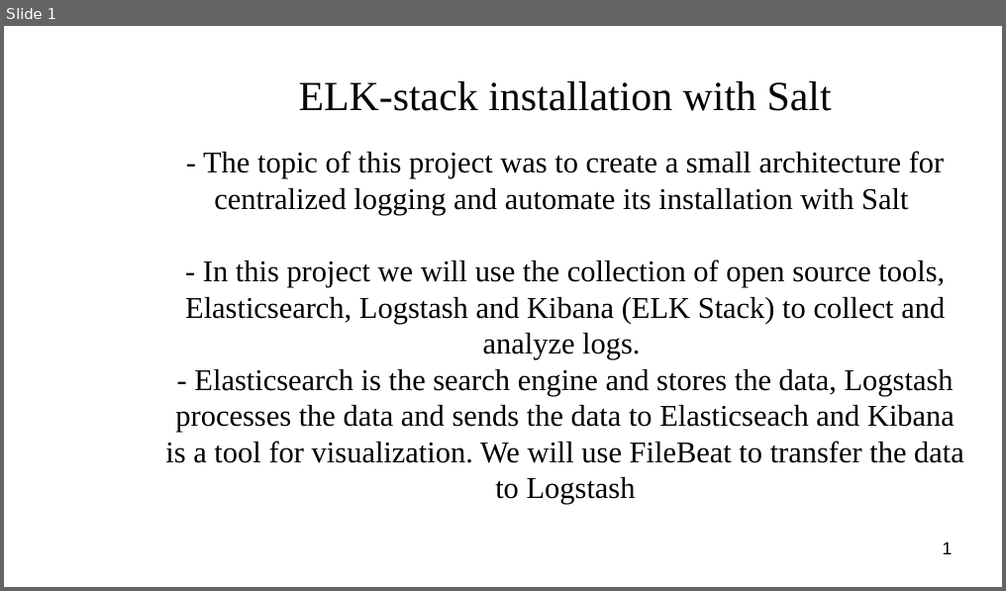
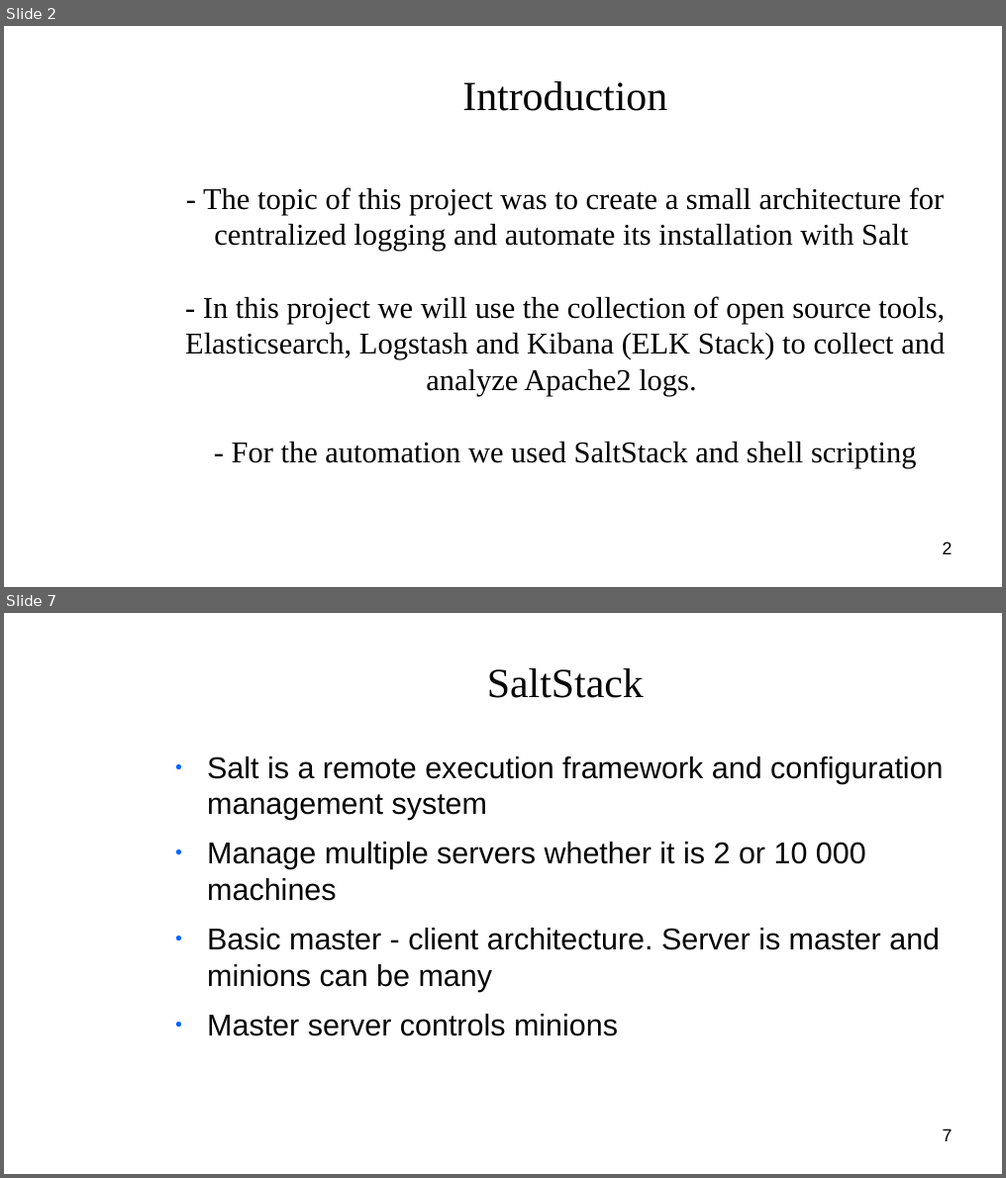
Before and after one commit to niinavi/Jarjestelmaprojekti, a slide deck: project_management/Presentation.odp. Shown one above the other, each under a label of ours: slide 1 before the commit, slides 2 and 7 after it; the slides between them are not shown. The pictures are 1006x591 and 1006x1178 pixels, drawn with LibreOffice and Linux fonts; fonts in the diff are those of the drawing; background and template pictures are left out. Boxes give left, top, right and bottom in pixels: in the first picture for what was removed or moved away, otherwise in the second. Text is boxed around its words. In the diff, an @@ line names an element or a change of style, - is before the commit and + after.

```diff
--- a/project_management/Presentation.odp
+++ b/project_management/Presentation.odp
@@ slide 7 added at [4,613,1002,1174], background picture (left out) @@
@@ title added at [487,668,644,698], 33 pt, text #050505 @@
+SaltStack
@@ text added at [207,757,943,1037], 24 pt, text #050505 @@
+● Salt is a remote execution framework and configuration management system
+● Manage multiple servers whether it is 2 or 10 000 machines
+● Basic master - client architecture. Server is master and minions can be many
+● Master server controls minions
@@ page number added at [943,1129,952,1142], 14 pt, text #000000 @@
+7
@@ what was slide 1 is now slide 2 @@
@@ slide 2 changed as well @@
@@ title at [462,81,667,111]: text changed @@
-ELK-stack installation with Salt
+Introduction
@@ subtitle at [185,296,944,469]: text changed @@
-- In this project we will use the collection of open source tools, Elasticsearch, Logstash and Kibana (ELK Stack) to collect and analyze logs.
-- Elasticsearch is the search engine and stores the data, Logstash processes the data and sends the data to Elasticseach and Kibana is a tool for visualization. We will use FileBeat to transfer the data to Logstash
+- In this project we will use the collection of open source tools, Elasticsearch, Logstash and Kibana (ELK Stack) to collect and analyze Apache2 logs.
+- For the automation we used SaltStack and shell scripting
@@ page number at [943,542,952,555]: text changed @@
-1
+2
```
Also in this commit, not shown: 9 other slides added.
